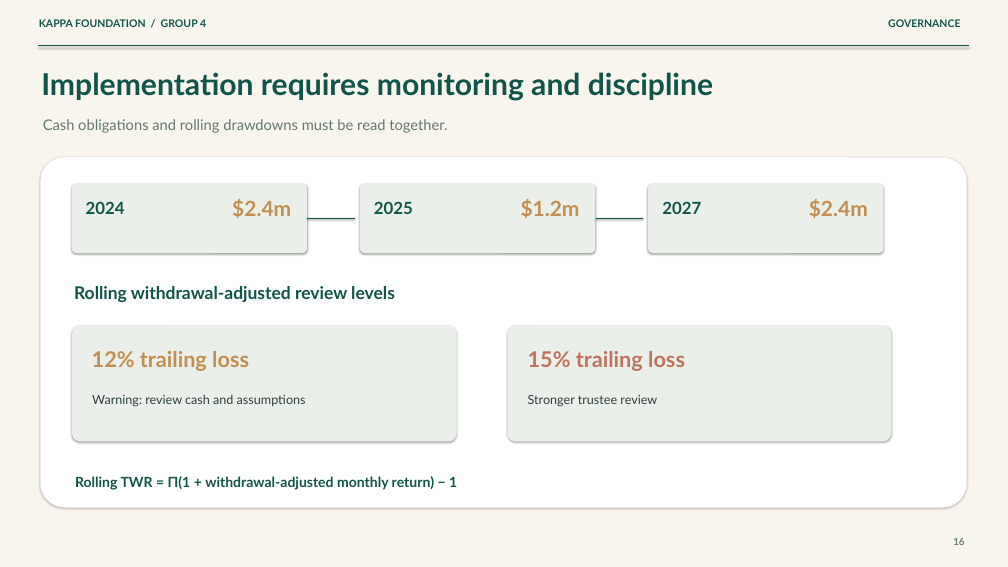
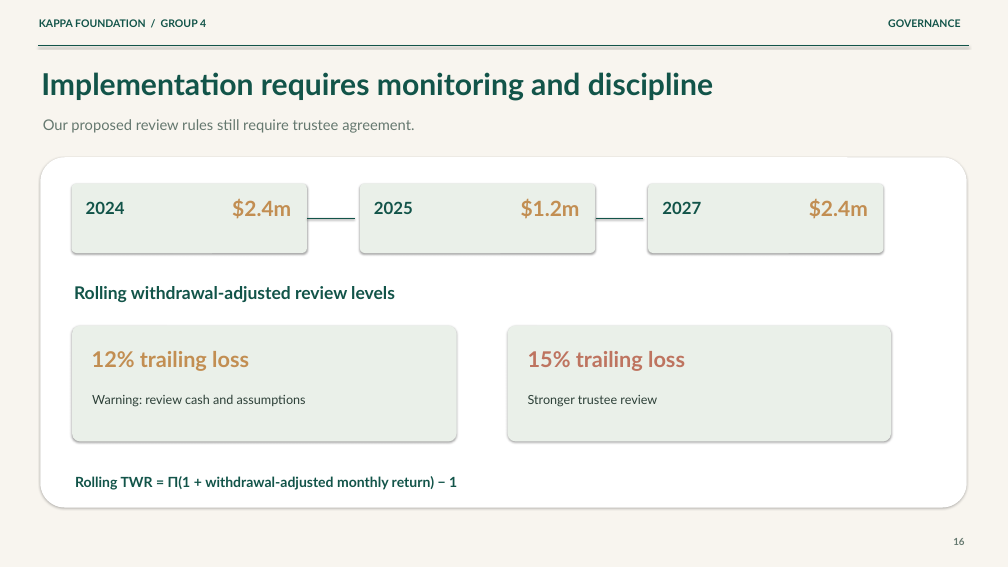
Before and after one commit to lucasnguynn/BFIN-Assignment, a slide deck: slide 16 of Final Submission/Presentation.pptx. Drawn at 1008x567 pixels with LibreOffice and Linux fonts; fonts in the diff are those of the drawing. Boxes give left, top, right and bottom in pixels: in the first picture for what was removed or moved away, otherwise in the second. Text is boxed around its words. In the diff, an @@ line names an element or a change of style, - is before the commit and + after.

```diff
--- a/Final Submission/Presentation.pptx
+++ b/Final Submission/Presentation.pptx
@@ text at <box>43,119,414,133</box>: text changed @@
-Cash obligations and rolling drawdowns must be read together.
+Our proposed review rules still require trustee agreement.
```
Also in this commit, not shown: 1 other slide changed, 17 other files.
